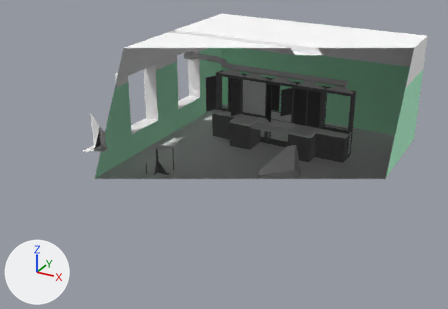
The Blender file images/model.blend, before and after one commit.
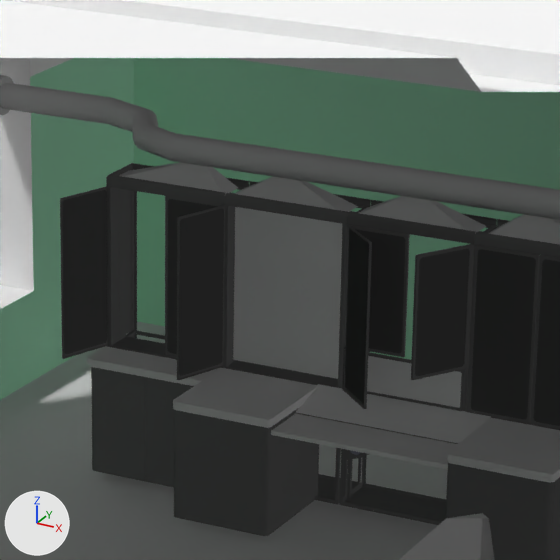
Old and new are each drawn whole from a camera (50 mm lens) standing at (7.73, -17.85, 7.19) and looking at (-0.5, -2.87, -0.3) and again close up on the part from 43% to 70% of the width and 12% to 50% of the height. The axes (+X, +Y, +Z) are drawn at lower left. The lights are the same throughout. The last two pictures show the newer version. Everything nearer to the camera than a plane just in front of the edit is cut away.

The first close-up shows 'Cube.011', 'Cylinder.006', 'Plane', 'ceil', 'floor', 'left_short_glass_door', 'left_tall_glass_door', 'right_tall_glass_door', 'right_tall_glass_door.001', 'right_tall_glass_door.002', 'walls', 'walls.002' and 27 more.
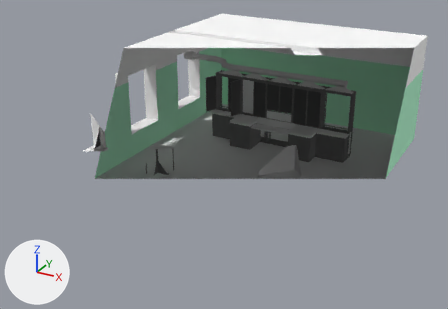
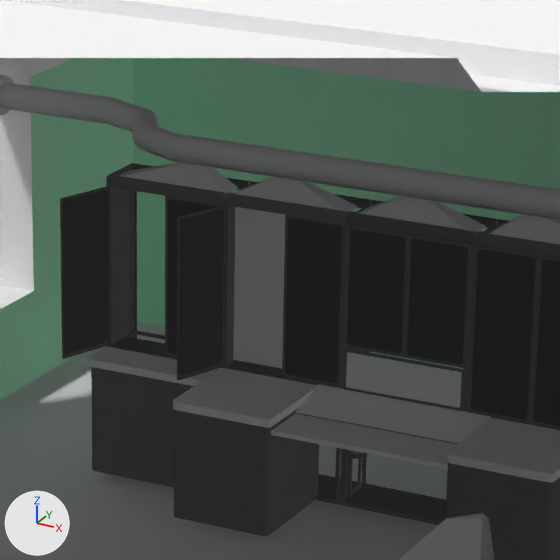
What differs and where, as boxes [x1, y1, x2, y2] in the close-ups (560 x 560 px):
'left_tall_glass_door', turned
    before: [341, 224, 372, 409]
    after: [282, 215, 342, 387]
'left_short_glass_door', turned
    before: [411, 244, 473, 380]
    after: [404, 234, 473, 369]

Edits to the bpy script that builds the scene:
```text
Change ob_left_tall_glass_door:
    ob_left_tall_glass_door.rotation_euler: (0.0, 0.0, 2.385) -> (0.0, 0.0, 0.0)  # degrees (0, 0, 137) -> degrees (0, 0, 0)
Change ob_left_short_glass_door:
    ob_left_short_glass_door.rotation_euler: (0.0, 0.0, 1.049) -> (0.0, 0.0, 0.0)  # degrees (0, 0, 60) -> degrees (0, 0, 0)
```
